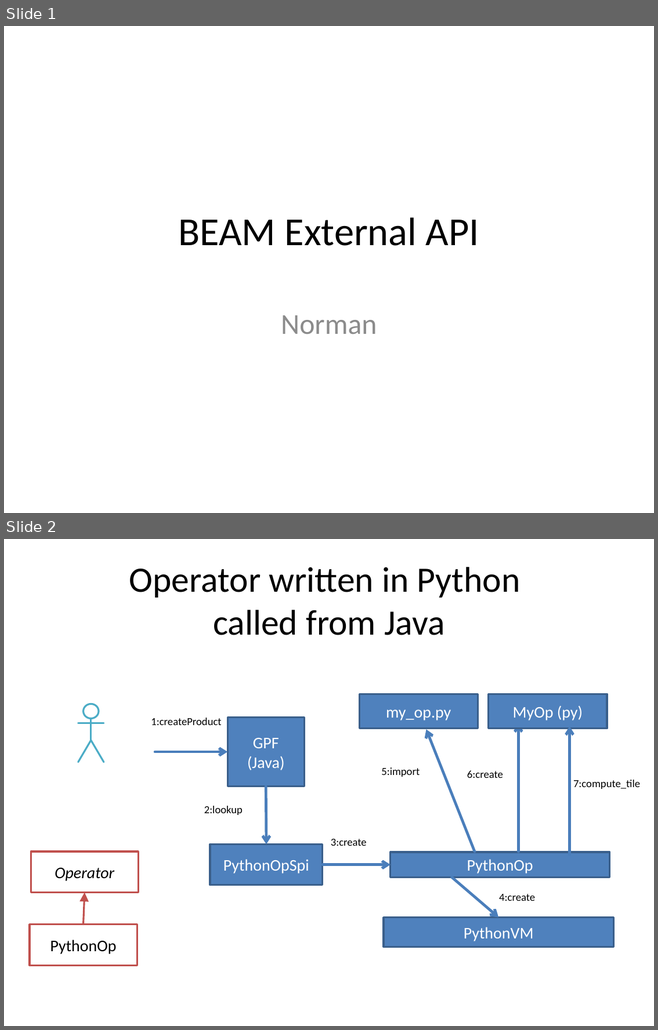
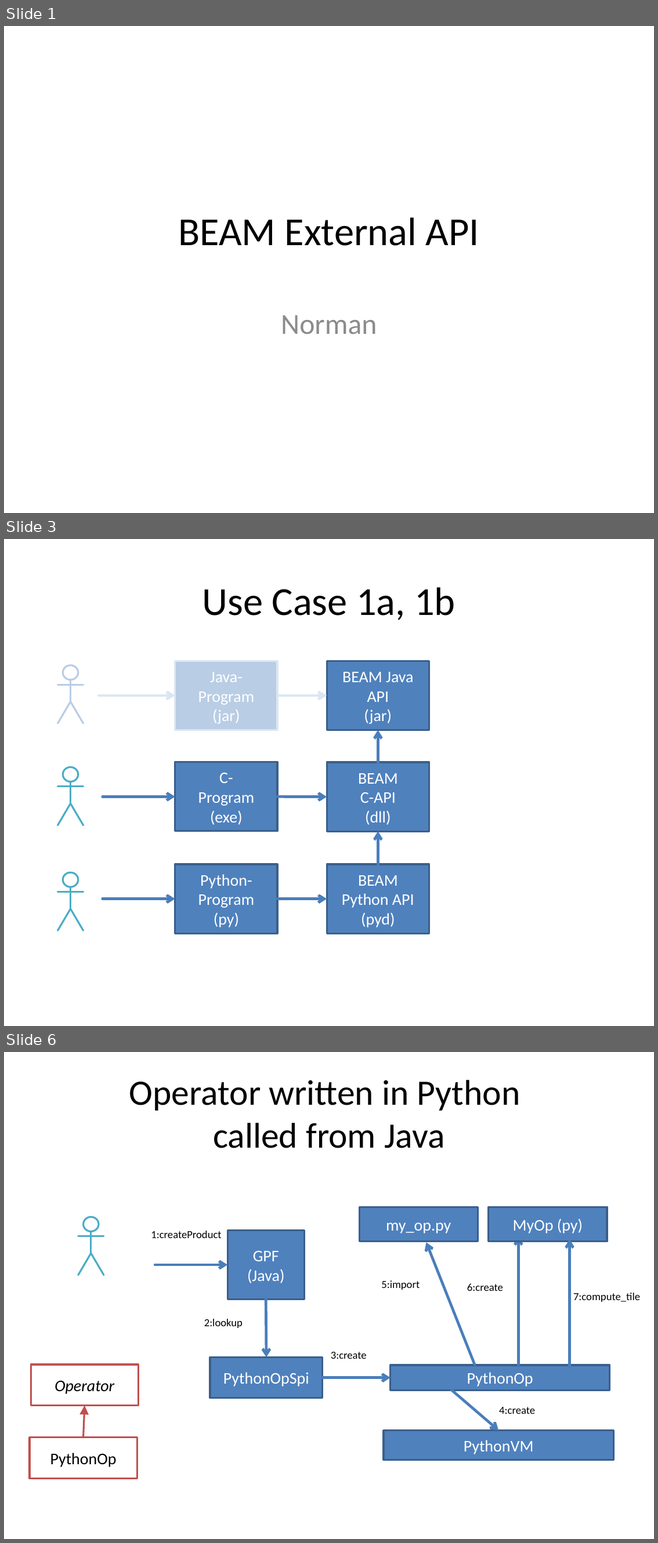
Before and after one commit to bcdev/beam-extapi, a slide deck: docs/beam-extapi.pptx. Shown one above the other, each under a label of ours: slides 1 and 2 before the commit, slides 1, 3 and 6 after it; the slides between them are not shown. The pictures are 658x1030 and 658x1543 pixels, drawn with LibreOffice and Linux fonts; fonts in the diff are those of the drawing. Boxes give left, top, right and bottom in pixels: in the first picture for what was removed or moved away, otherwise in the second. Text is boxed around its words. In the diff, an @@ line names an element or a change of style, - is before the commit and + after.

Commit message:
Now Python...

```diff
--- a/docs/beam-extapi.pptx
+++ b/docs/beam-extapi.pptx
@@ slide 3 added at (4, 539, 654, 1026), background #FFFFFF @@
@@ title added at (202, 587, 455, 620), 44 pt, text #000000 @@
+Use Case 1a, 1b
@@ rectangle added at (175, 661, 277, 730), fill #B9CDE5, outline #DCE6F2 2 pt, 18 pt, text #FFFFFF @@
+Java-
+Program
+(jar)
@@ rectangle added at (327, 661, 429, 730), fill #4F81BD, outline #3A5F8C 2 pt, 18 pt, text #FFFFFF @@
+BEAM Java API
+(jar)
@@ group added at (58, 665, 83, 723): 4 lines, 1 ellipse @@
@@ arrow added from (99, 696) to (175, 696), #DCE6F2 3 pt @@
@@ arrow added from (278, 696) to (327, 696), #DCE6F2 3 pt @@
@@ arrow added from (378, 762) to (378, 730), #4B7EBC 3 pt @@
@@ rectangle added at (175, 762, 277, 831), fill #4F81BD, outline #3A5F8C 2 pt, 18 pt, text #FFFFFF @@
+C-
+Program
+(exe)
@@ rectangle added at (327, 762, 429, 831), fill #4F81BD, outline #3A5F8C 2 pt, 18 pt, text #FFFFFF @@
+BEAM
+C-API
+(dll)
@@ arrow added from (103, 797) to (175, 797), #4B7EBC 3 pt @@
@@ arrow added from (278, 797) to (327, 797), #4B7EBC 3 pt @@
@@ group added at (58, 767, 83, 826): 4 lines, 1 ellipse @@
@@ arrow added from (378, 864) to (378, 831), #4B7EBC 3 pt @@
@@ rectangle added at (175, 864, 277, 933), fill #4F81BD, outline #3A5F8C 2 pt, 18 pt, text #FFFFFF @@
+Python-Program
+(py)
@@ rectangle added at (327, 864, 429, 933), fill #4F81BD, outline #3A5F8C 2 pt, 18 pt, text #FFFFFF @@
+BEAM
+Python API
+(pyd)
@@ arrow added from (103, 899) to (175, 899), #4B7EBC 3 pt @@
@@ arrow added from (278, 899) to (327, 899), #4B7EBC 3 pt @@
@@ group added at (58, 873, 83, 931): 4 lines, 1 ellipse @@
@@ what was slide 2 is now slide 6 @@
```
Also in this commit, not shown: 3 other slides added, 12 other files.
